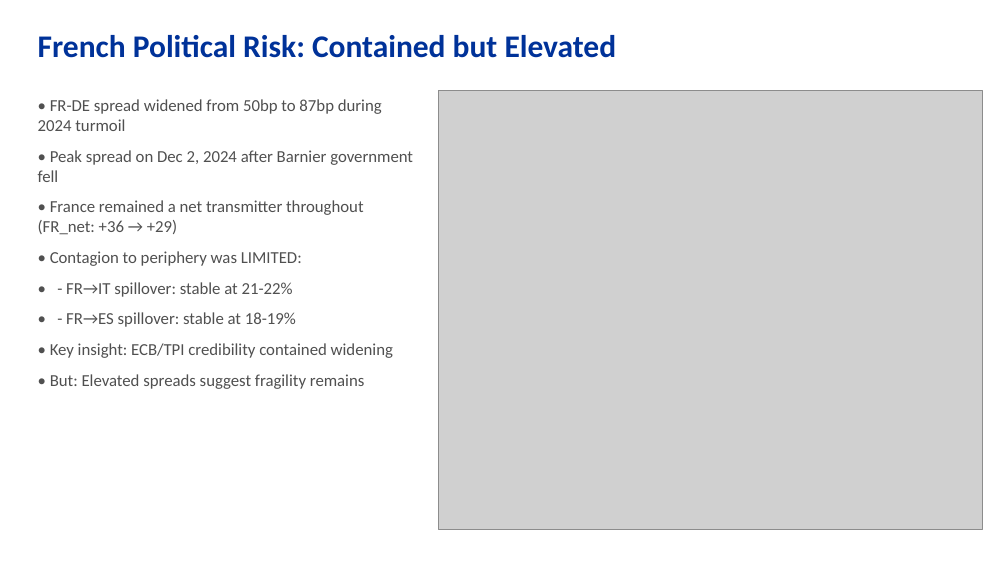
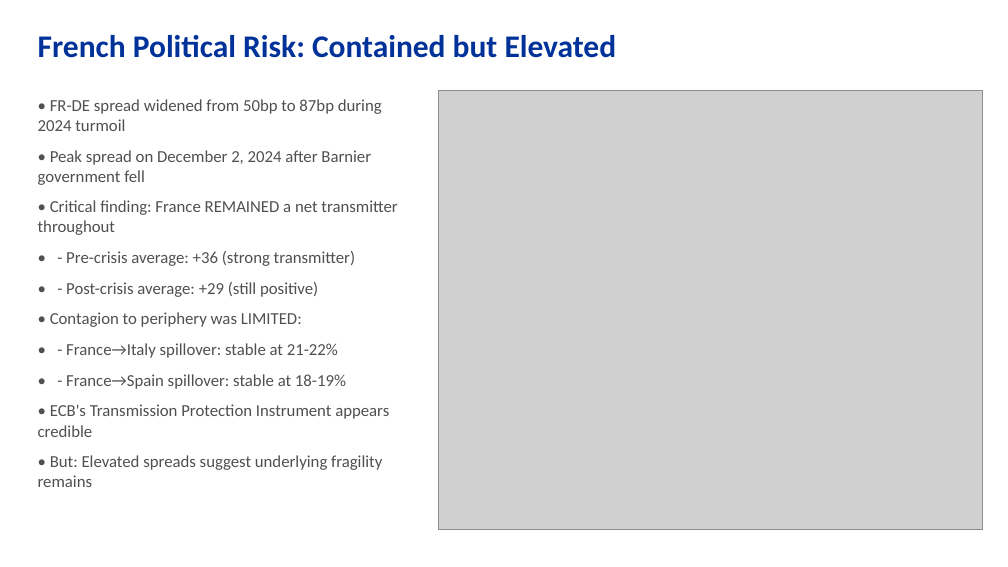
Before and after one commit to jonorice/Bond-spillovers, a slide deck: slide 12 of comprehensive_analysis/Bond_Spillovers_Policymaker_Deck.pptx (slide 13 before the commit). Drawn at 1008x567 pixels with LibreOffice and Linux fonts; fonts in the diff are those of the drawing; grey boxes stand for pictures. Boxes give left, top, right and bottom in pixels: in the first picture for what was removed or moved away, otherwise in the second. Text is boxed around its words. In the diff, an @@ line names an element or a change of style, - is before the commit and + after.

```diff
--- a/comprehensive_analysis/Bond_Spillovers_Policymaker_Deck.pptx
+++ b/comprehensive_analysis/Bond_Spillovers_Policymaker_Deck.pptx
@@ text at (38,150,397,297): text changed @@
-• Peak spread on Dec 2, 2024 after Barnier government fell
-• France remained a net transmitter throughout (FR_net: +36 → +29)
+• Peak spread on December 2, 2024 after Barnier government fell
+• Critical finding: France REMAINED a net transmitter throughout
+• - Pre-crisis average: +36 (strong transmitter)
+• - Post-crisis average: +29 (still positive)
@@ text at (38,343,389,487): text changed @@
-• - FR→IT spillover: stable at 21-22%
-• - FR→ES spillover: stable at 18-19%
-• Key insight: ECB/TPI credibility contained widening
-• But: Elevated spreads suggest fragility remains
+• - France→Italy spillover: stable at 21-22%
+• - France→Spain spillover: stable at 18-19%
+• ECB's Transmission Protection Instrument appears credible
+• But: Elevated spreads suggest underlying fragility remains
```
Also in this commit, not shown: 8 other slides changed, 1 slide removed, 2 other files.
